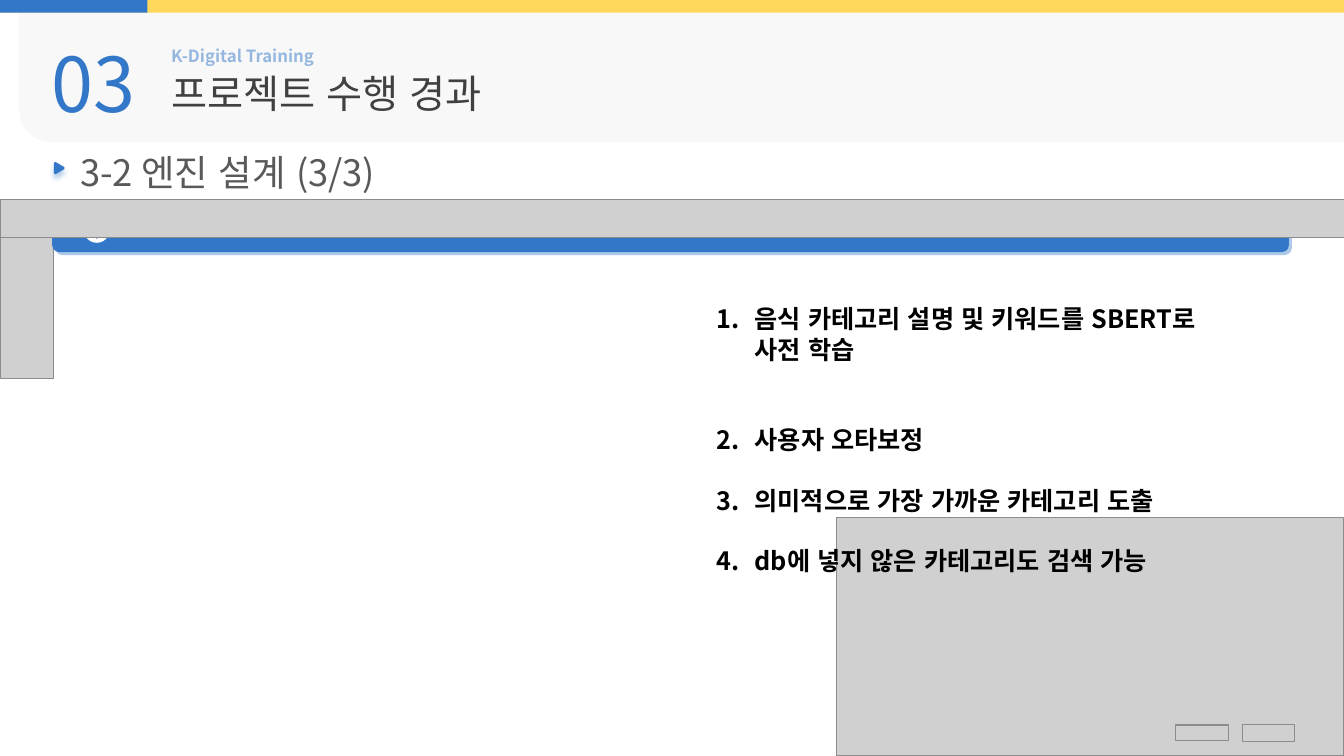
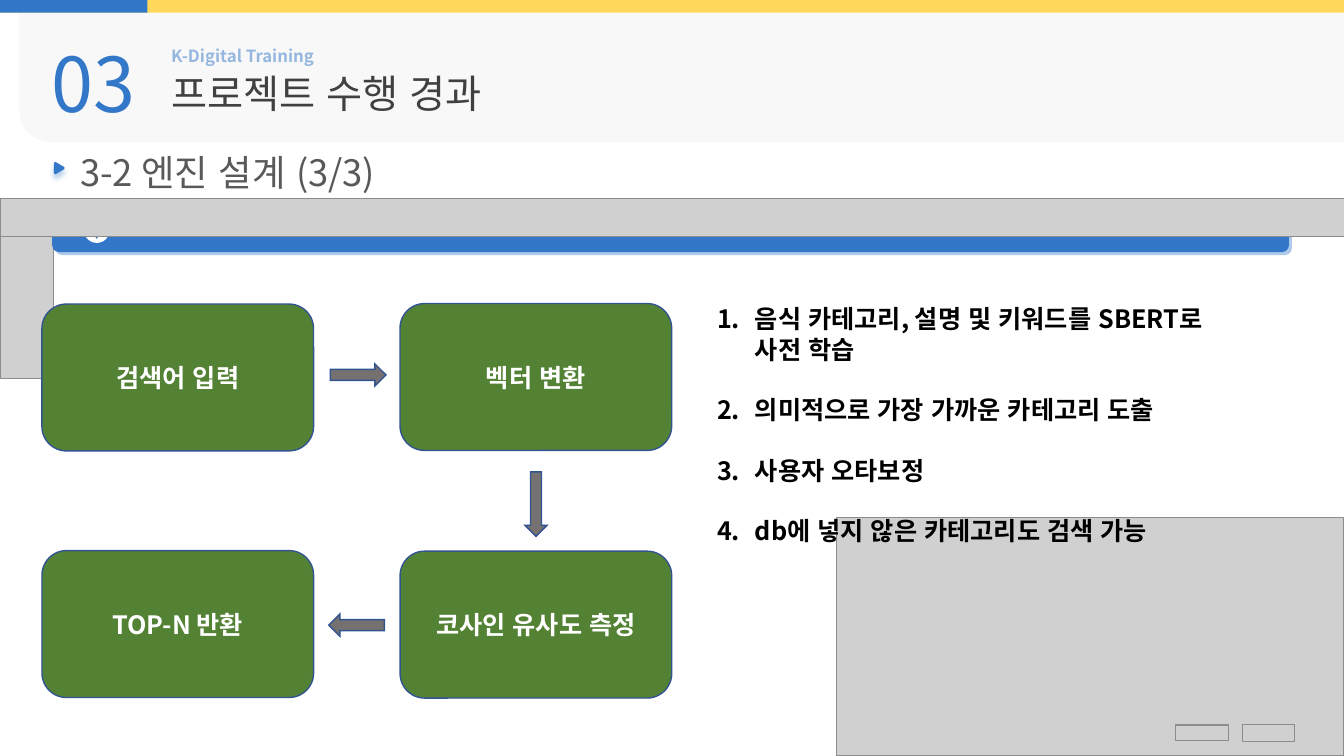
Before and after one commit to Hiddle00/project2_weather, a slide deck: slide 26 of 최종발표/05.D팀_최종발표.pptx. Drawn at 1344x756 pixels with LibreOffice and Linux fonts; fonts in the diff are those of the drawing; grey boxes stand for pictures; background and template pictures are left out. Boxes give left, top, right and bottom in pixels: in the first picture for what was removed or moved away, otherwise in the second. Text is boxed around its words. In the diff, an @@ line names an element or a change of style, - is before the commit and + after.

```diff
--- a/최종발표/05.D팀_최종발표.pptx
+++ b/최종발표/05.D팀_최종발표.pptx
@@ rounded rectangle added at box(42, 304, 315, 452), fill #548235, outline #325491 1 pt, 18 pt, text #FFFFFF, bold @@
+검색어 입력
@@ rounded rectangle added at box(400, 303, 673, 451), fill #548235, outline #325491 1 pt, 18 pt, text #FFFFFF, bold @@
+벡터 변환
@@ text at box(755, 307, 1202, 422): text changed @@
-1. 음식 카테고리 설명 및 키워드를 SBERT로 사전 학습
+1. 음식 카테고리, 설명 및 키워드를 SBERT로 사전 학습
+2. 의미적으로 가장 가까운 카테고리 도출
@@ text at box(999, 307, 1093, 543): text changed @@
-키워드 음식 검색 엔진
+키워드 검색 엔진
@@ right arrow added at box(331, 364, 386, 386), fill #767171, outline #325491 1 pt @@
@@ right arrow added at box(525, 472, 547, 536), fill #767171, outline #325491 1 pt @@
@@ text at box(755, 489, 1153, 513): paragraph removed @@
-3. 의미적으로 가장 가까운 카테고리 도출
@@ rounded rectangle added at box(42, 551, 315, 698), fill #548235, outline #325491 1 pt, 18 pt, text #FFFFFF, bold @@
+TOP-N 반환
@@ rounded rectangle added at box(400, 552, 673, 699), fill #548235, outline #325491 1 pt, 18 pt, text #FFFFFF, bold @@
+코사인 유사도 측정
@@ right arrow added at box(329, 614, 384, 636), fill #767171, outline #325491 1 pt @@
```
Also in this commit, not shown: 14 other slides changed, 1 slide added, 4 slides removed, 10 other files.
